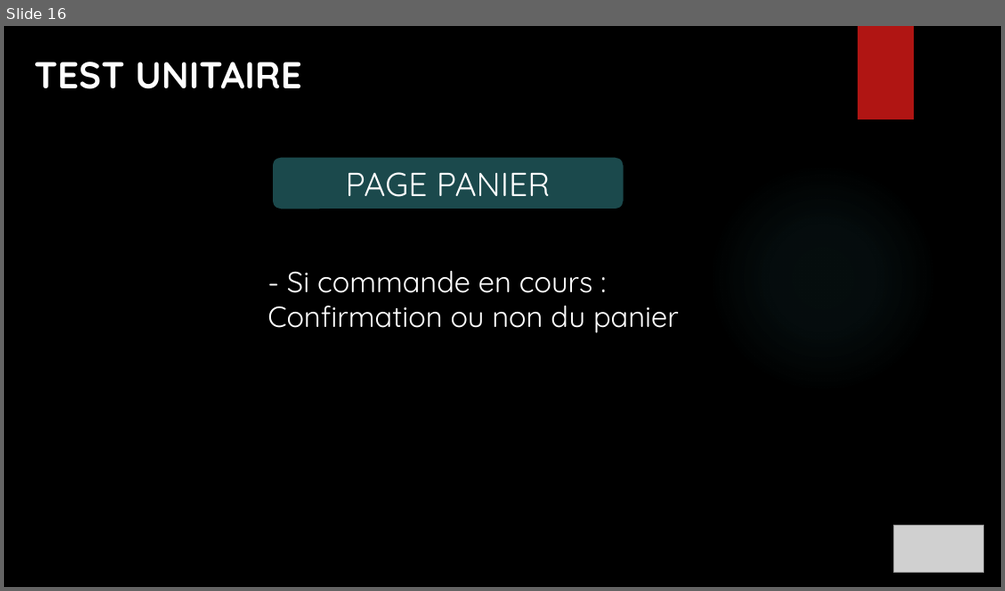
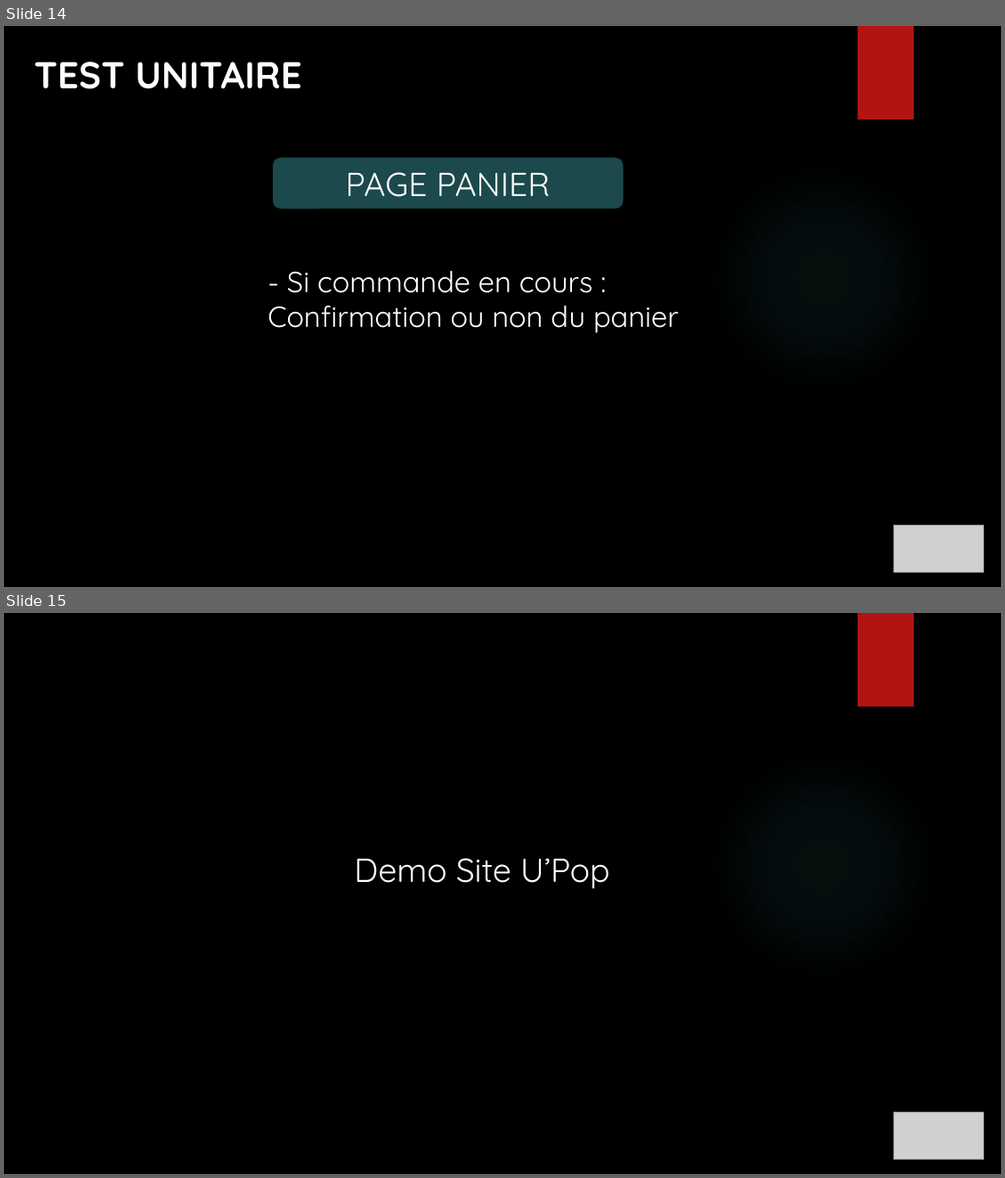
Before and after one commit to ChampemeDylan/UPOP, a slide deck: Présentation UPOP.pptx. Shown one above the other, each under a label of ours: slide 16 before the commit, slides 14 and 15 after it. The pictures are 1005x591 and 1005x1178 pixels, drawn with LibreOffice and Linux fonts; fonts in the diff are those of the drawing; grey boxes stand for pictures; background and template pictures are left out. Boxes give left, top, right and bottom in pixels: in the first picture for what was removed or moved away, otherwise in the second. Text is boxed around its words. In the diff, an @@ line names an element or a change of style, - is before the commit and + after.

```diff
--- a/Présentation UPOP.pptx
+++ b/Présentation UPOP.pptx
@@ slide 15 added at (4, 613, 1001, 1174), background picture (left out); not listed: 2 template elements that a slide beside it also shows @@
@@ text added at (354, 858, 609, 889), 32 pt, text #FFFFFF @@
+Demo Site U’Pop
@@ picture added at (894, 1111, 984, 1159) @@
@@ what was slide 16 is now slide 14 @@
```
Also in this commit, not shown: 3 slides changed, 2 slides removed.
